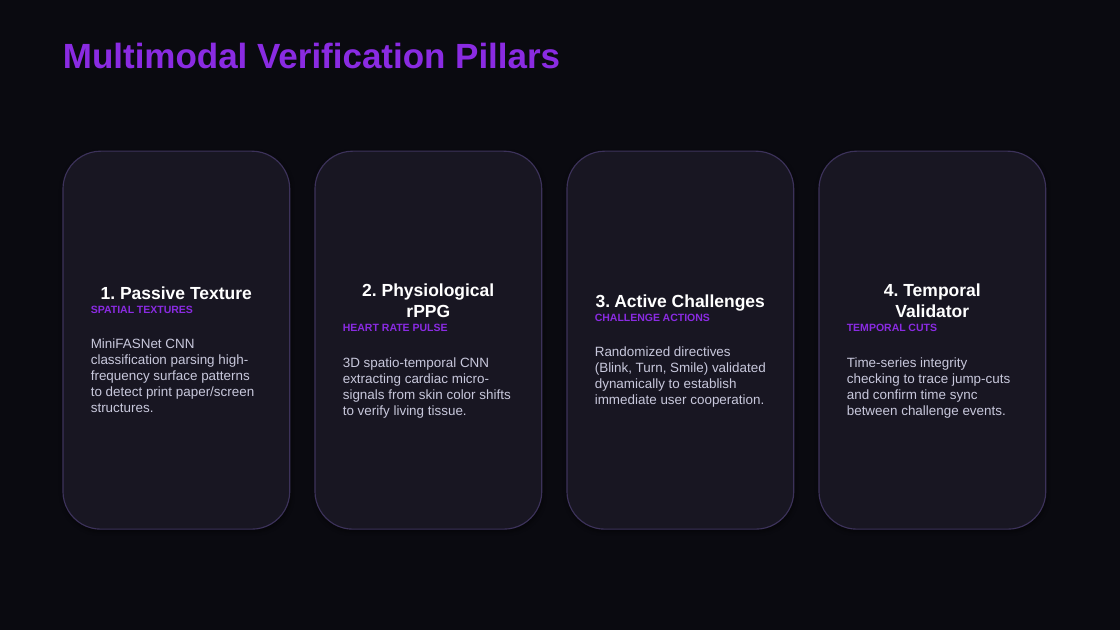
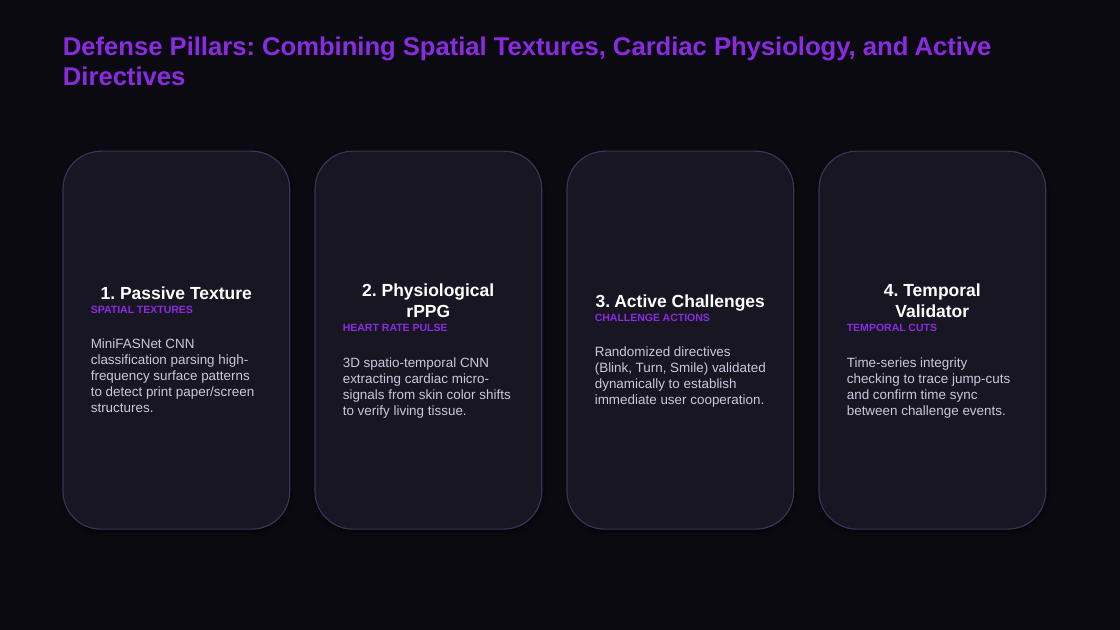
Before and after one commit to sthavirpunwatkar/SHIELD-Secure-Human-Identity-Liveness-Evaluation-Detection, a slide deck: slide 4 of reports/cdac_project_review.pptx. Drawn at 1120x630 pixels with LibreOffice and Linux fonts; fonts in the diff are those of the drawing. Boxes give left, top, right and bottom in pixels: in the first picture for what was removed or moved away, otherwise in the second. Text is boxed around its words. In the diff, an @@ line names an element or a change of style, - is before the commit and + after.

```diff
--- a/reports/cdac_project_review.pptx
+++ b/reports/cdac_project_review.pptx
@@ text at (63,36,992,86): text changed; size 30 to 22 pt @@
-Multimodal Verification Pillars
+Defense Pillars: Combining Spatial Textures, Cardiac Physiology, and Active Directives
```
Also in this commit, not shown: 6 other slides changed, 4 other files.
